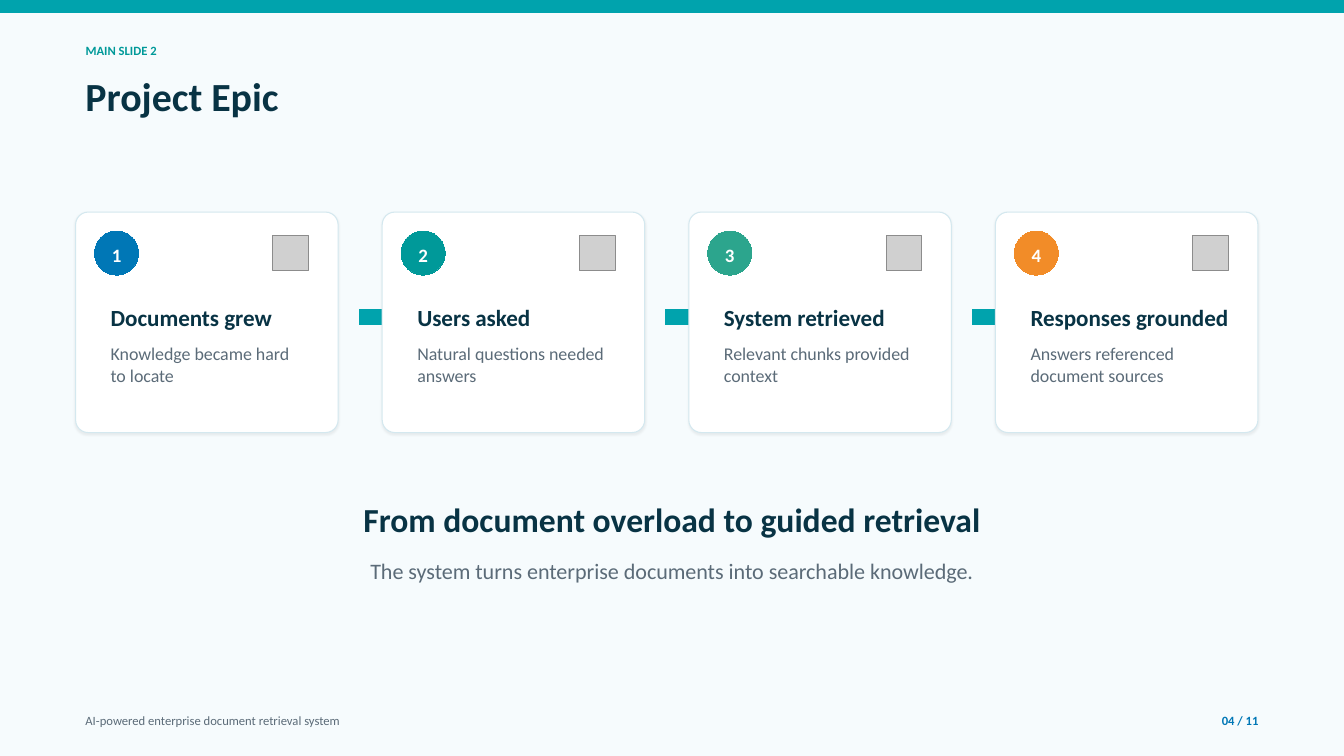
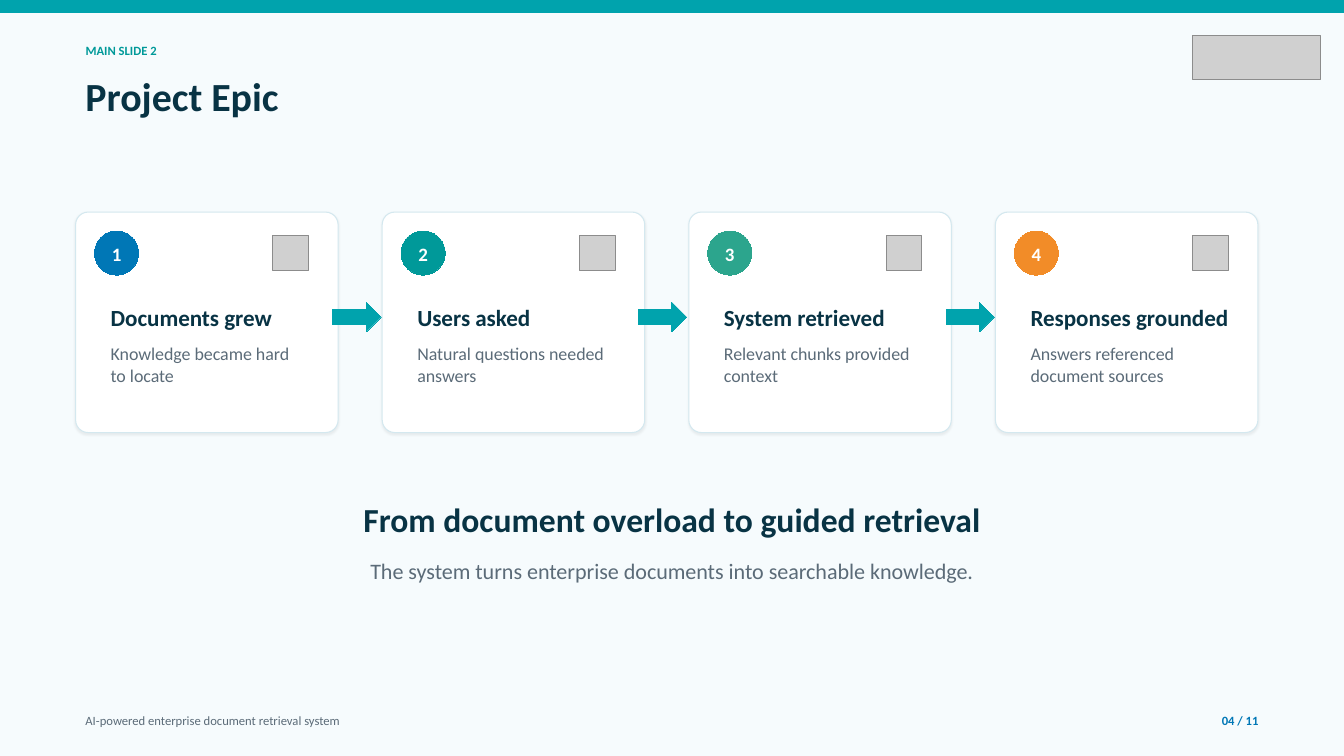
Before and after one commit to alifhossain174/Masters-Internship-Report, a slide deck: slide 4 of Software Specification & Design.pptx. Drawn at 1344x756 pixels with LibreOffice and Linux fonts; fonts in the diff are those of the drawing; grey boxes stand for pictures. Boxes give left, top, right and bottom in pixels: in the first picture for what was removed or moved away, otherwise in the second. Text is boxed around its words. In the diff, an @@ line names an element or a change of style, - is before the commit and + after.

```diff
--- a/Software Specification & Design.pptx
+++ b/Software Specification & Design.pptx
@@ picture added at [1193,36,1320,80] @@
@@ 3 right arrows: place and size @@
-3 right arrows at [359,302,1021,332]
+3 right arrows at [333,302,995,332]
```
Also in this commit, not shown: 9 other slides changed, 4 other files.
